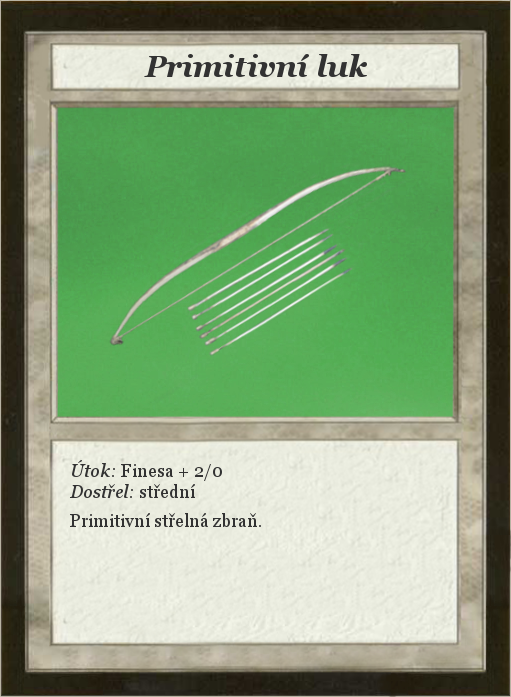
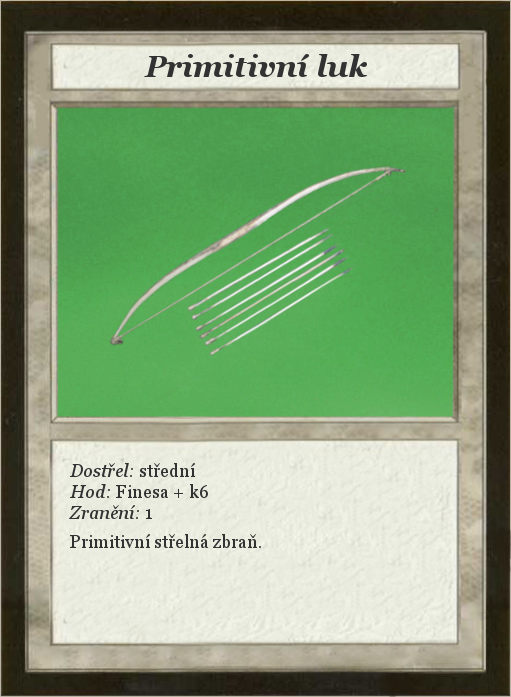
Layered file, before and after one edit (511×697). Changes by layer:
renamed "Útok: Finesa + 2/0 ..." to "Dostřel: střední ...", painted on it over <box>69,460,261,548</box>
